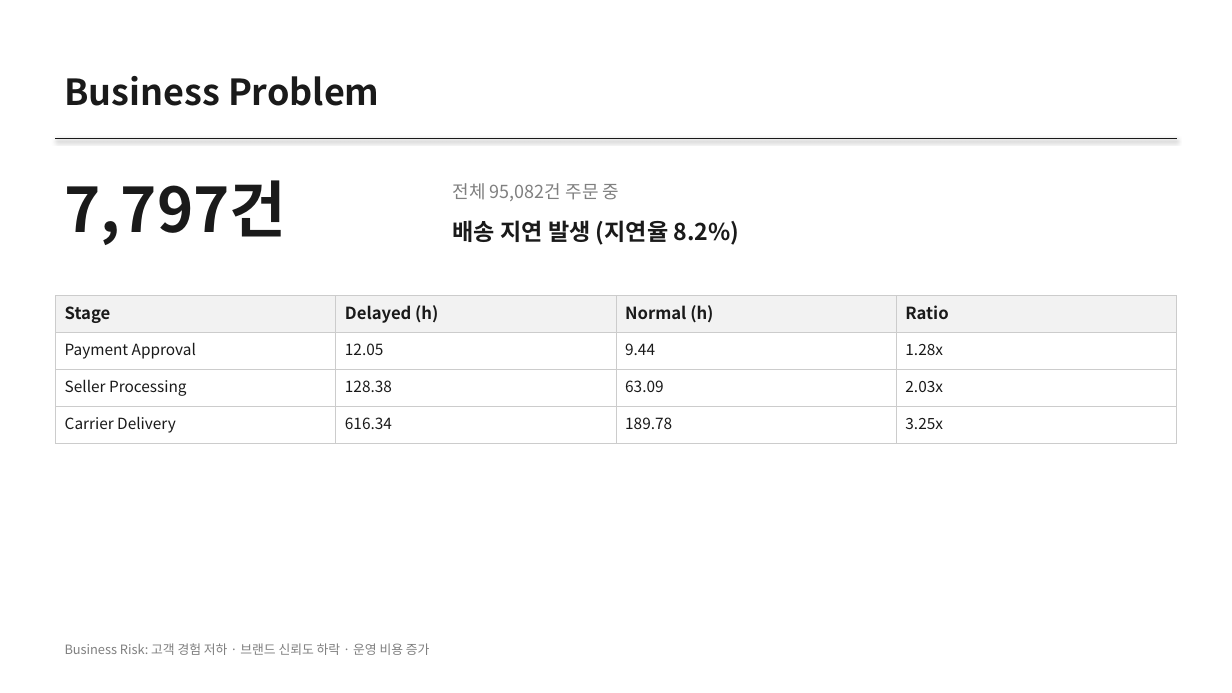
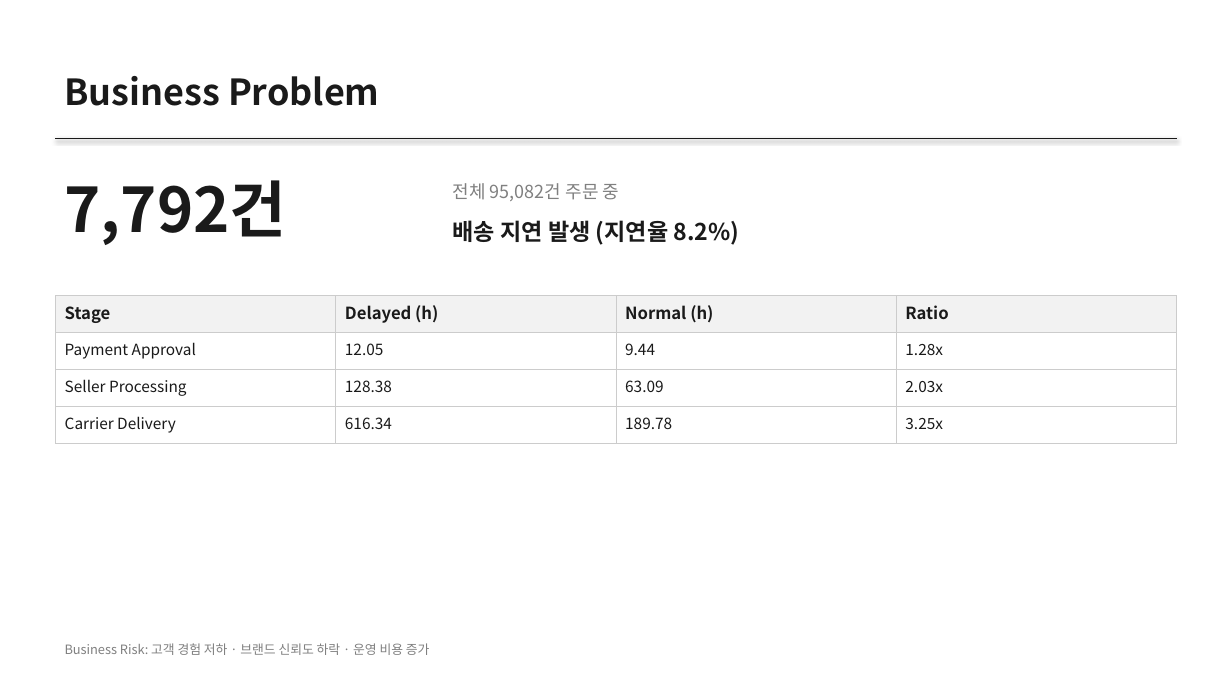
Before and after one commit to JunheePark0224/Olist-BPM-Agent, a slide deck: slide 3 of agent/outputs/executive_report.pptx. Drawn at 1232x693 pixels with LibreOffice and Linux fonts; fonts in the diff are those of the drawing. Boxes give left, top, right and bottom in pixels: in the first picture for what was removed or moved away, otherwise in the second. Text is boxed around its words. In the diff, an @@ line names an element or a change of style, - is before the commit and + after.

```diff
--- a/agent/outputs/executive_report.pptx
+++ b/agent/outputs/executive_report.pptx
@@ text at [65, 180, 287, 245]: text changed @@
-7,797건
+7,792건
```
Also in this commit, not shown: 6 other slides changed, 2 slides added, 2 slides removed, 33 other files.
